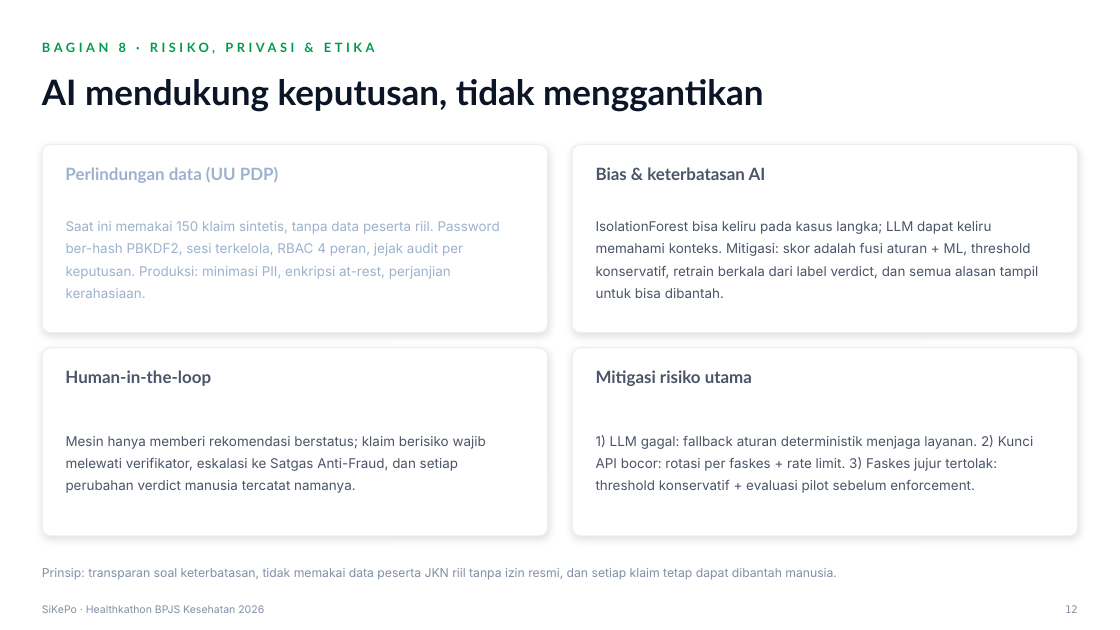
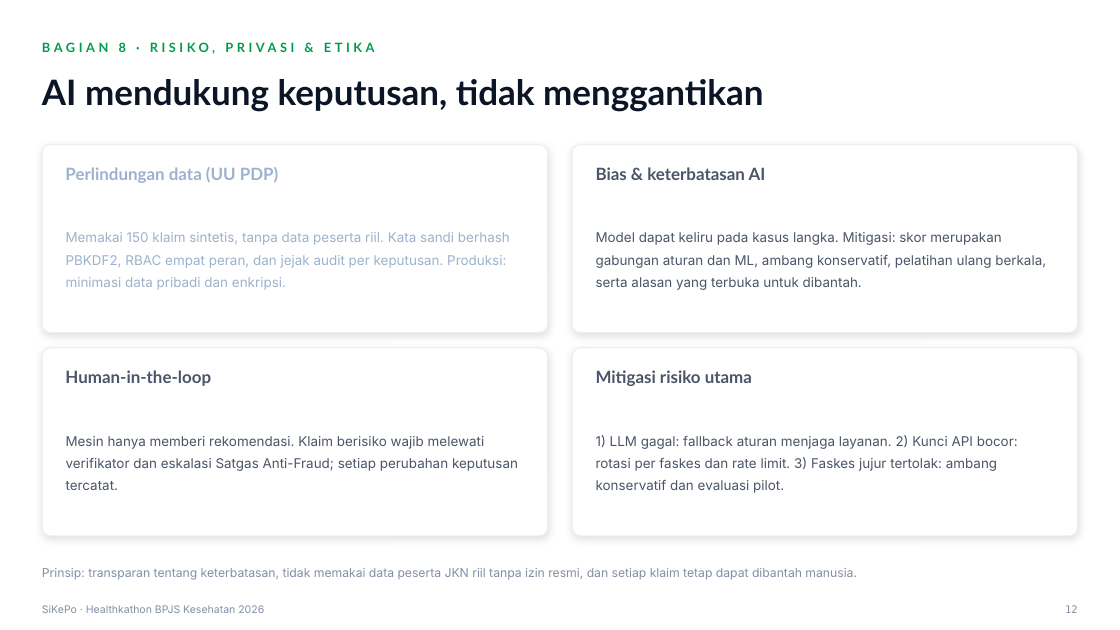
Before and after one commit to dkfadhila/sikepo, a slide deck: slide 12 of proposal/Proposal_SiKePo_Healthkathon2026.pptx. Drawn at 1120x630 pixels with LibreOffice and Linux fonts; fonts in the diff are those of the drawing. Boxes give left, top, right and bottom in pixels: in the first picture for what was removed or moved away, otherwise in the second. Text is boxed around its words. In the diff, an @@ line names an element or a change of style, - is before the commit and + after.

```diff
--- a/proposal/Proposal_SiKePo_Healthkathon2026.pptx
+++ b/proposal/Proposal_SiKePo_Healthkathon2026.pptx
@@ text at bbox=[66, 232, 510, 290]: text changed @@
-Saat ini memakai 150 klaim sintetis, tanpa data peserta riil. Password ber-hash PBKDF2, sesi terkelola, RBAC 4 peran, jejak audit per keputusan. Produksi: minimasi PII, enkripsi at-rest, perjanjian kerahasiaan.
+Memakai 150 klaim sintetis, tanpa data peserta riil. Kata sandi berhash PBKDF2, RBAC empat peran, dan jejak audit per keputusan. Produksi: minimasi data pribadi dan enkripsi.
@@ text at bbox=[596, 232, 1046, 290]: text changed @@
-IsolationForest bisa keliru pada kasus langka; LLM dapat keliru memahami konteks. Mitigasi: skor adalah fusi aturan + ML, threshold konservatif, retrain berkala dari label verdict, dan semua alasan tampil untuk bisa dibantah.
+Model dapat keliru pada kasus langka. Mitigasi: skor merupakan gabungan aturan dan ML, ambang konservatif, pelatihan ulang berkala, serta alasan yang terbuka untuk dibantah.
@@ text at bbox=[66, 436, 518, 490]: text changed @@
-Mesin hanya memberi rekomendasi berstatus; klaim berisiko wajib melewati verifikator, eskalasi ke Satgas Anti-Fraud, dan setiap perubahan verdict manusia tercatat namanya.
+Mesin hanya memberi rekomendasi. Klaim berisiko wajib melewati verifikator dan eskalasi Satgas Anti-Fraud; setiap perubahan keputusan tercatat.
@@ text at bbox=[596, 435, 1018, 493]: text changed @@
-1) LLM gagal: fallback aturan deterministik menjaga layanan. 2) Kunci API bocor: rotasi per faskes + rate limit. 3) Faskes jujur tertolak: threshold konservatif + evaluasi pilot sebelum enforcement.
+1) LLM gagal: fallback aturan menjaga layanan. 2) Kunci API bocor: rotasi per faskes dan rate limit. 3) Faskes jujur tertolak: ambang konservatif dan evaluasi pilot.
@@ text at bbox=[42, 568, 857, 580]: text changed @@
-Prinsip: transparan soal keterbatasan, tidak memakai data peserta JKN riil tanpa izin resmi, dan setiap klaim tetap dapat dibantah manusia.
+Prinsip: transparan tentang keterbatasan, tidak memakai data peserta JKN riil tanpa izin resmi, dan setiap klaim tetap dapat dibantah manusia.
```
Also in this commit, not shown: 12 other slides changed, 2 other files.
